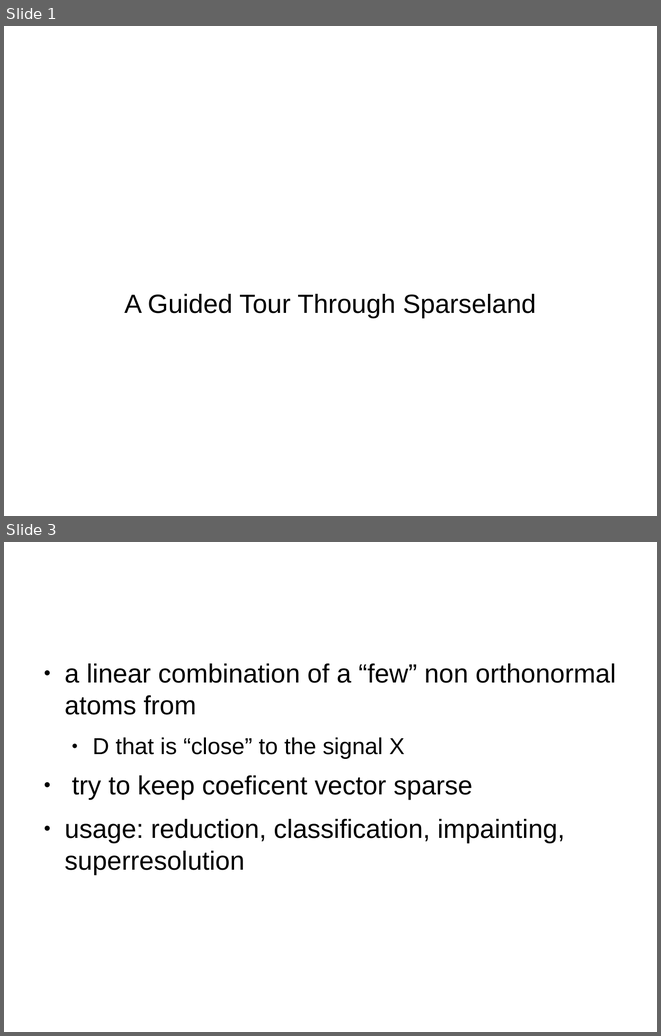
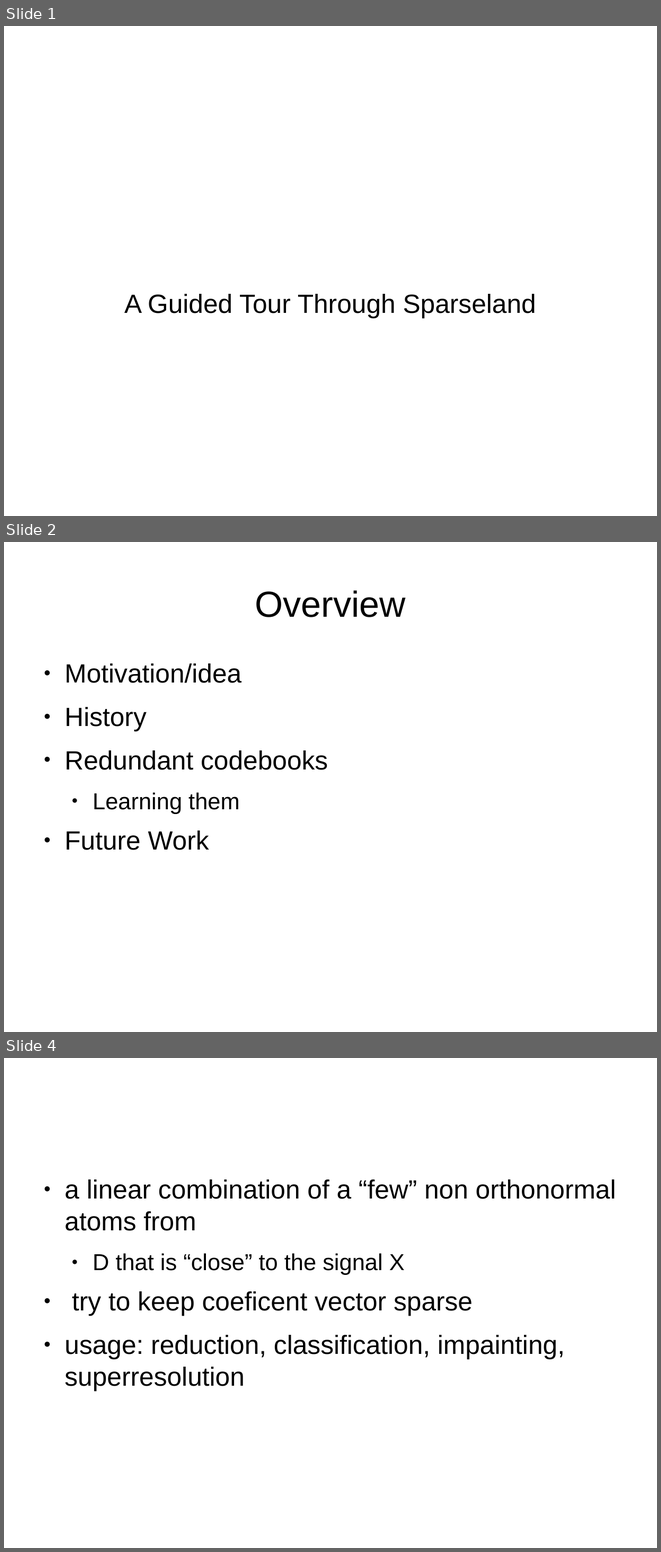
Before and after one commit to Sebu/sprs, a slide deck: progress_report/progress_report.odp. Shown one above the other, each under a label of ours: slides 1 and 3 before the commit, slides 1, 2 and 4 after it; the slides between them are not shown. The pictures are 661x1036 and 661x1552 pixels, drawn with LibreOffice and Linux fonts; fonts in the diff are those of the drawing. Boxes give left, top, right and bottom in pixels: in the first picture for what was removed or moved away, otherwise in the second. Text is boxed around its words. In the diff, an @@ line names an element or a change of style, - is before the commit and + after.

```diff
--- a/progress_report/progress_report.odp
+++ b/progress_report/progress_report.odp
@@ slide 2 added at [4,542,657,1032], background #FFFFFF @@
@@ title added at [255,590,405,617], 44 pt, text #000000 @@
+Overview
@@ text added at [64,663,328,850], 32 pt, text #000000 @@
+● Motivation/idea
+● History
+● Redundant codebooks
+  ● Learning them
+● Future Work
@@ what was slide 3 is now slide 4 @@
```
Also in this commit, not shown: 5 slides changed, 1 other slide added.
